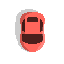
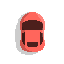
Revision of a layered w=64, h=64 image; what changed, layer by layer:
painted on "Layer 10" over [20,12,45,52]
painted on "Layer 8" over [20,12,45,52]
painted on "Layer 9" over [15,9,38,55]
